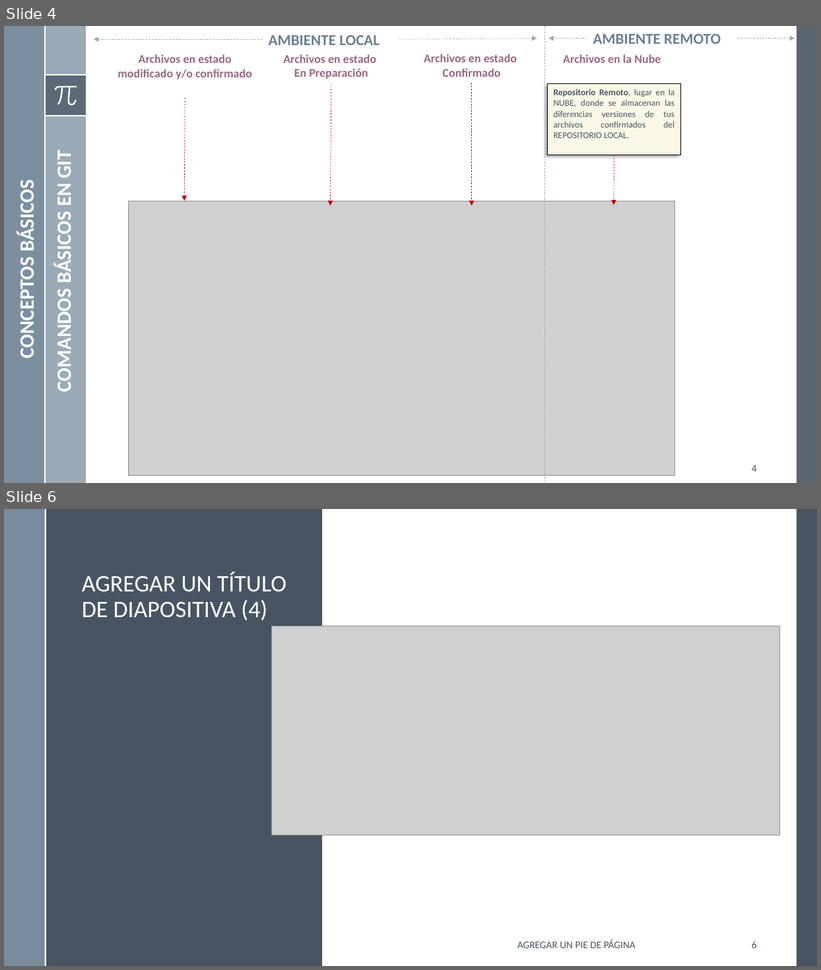
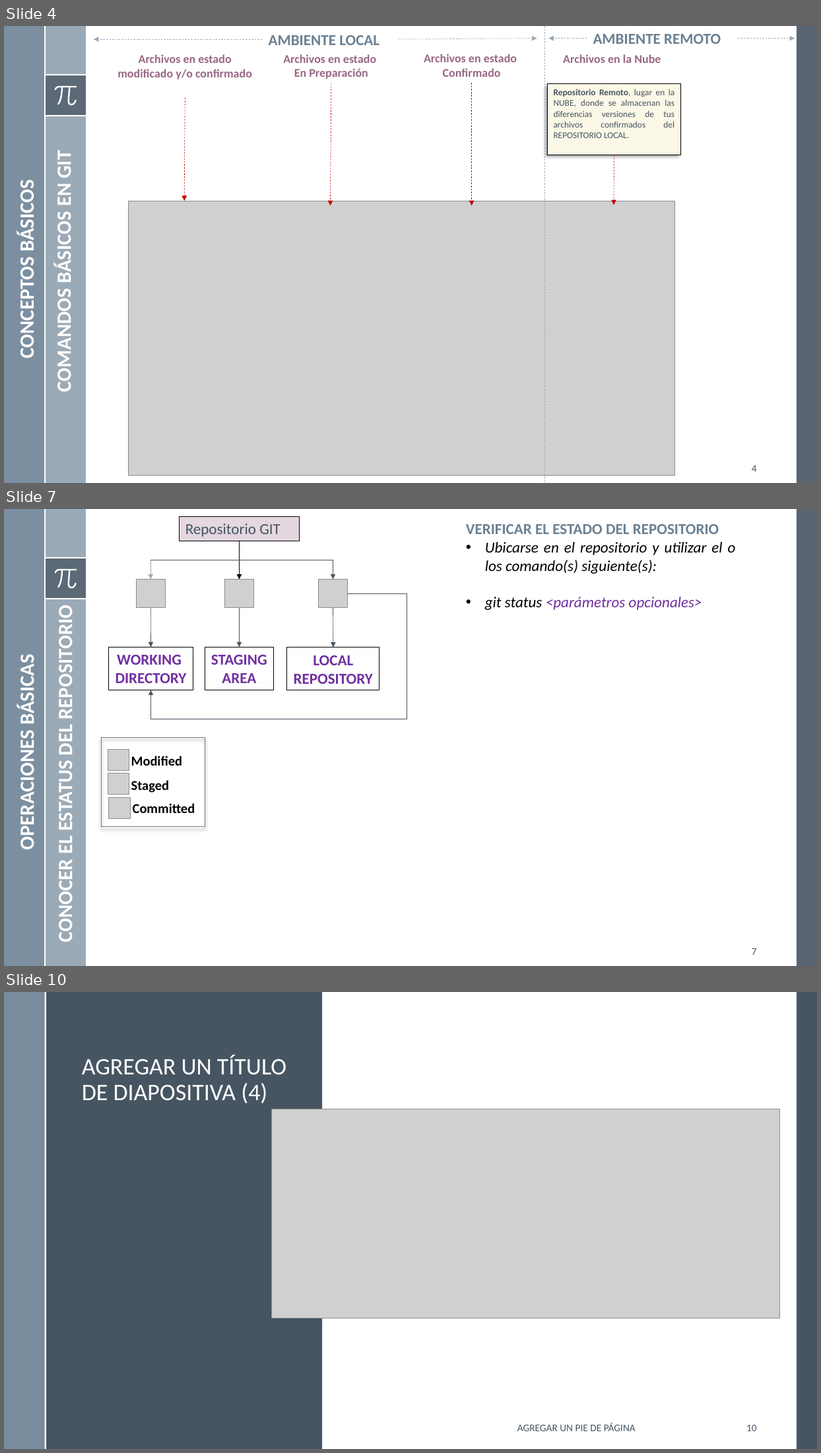
Before and after one commit to mgutierreza/Know, a slide deck: Programacion/GIT/GIT - Control Versiones.pptx. Shown one above the other, each under a label of ours: slides 4 and 6 before the commit, slides 4, 7 and 10 after it; the slides between them are not shown. The pictures are 821x970 and 821x1453 pixels, drawn with LibreOffice and Linux fonts; fonts in the diff are those of the drawing; grey boxes stand for pictures. Boxes give left, top, right and bottom in pixels: in the first picture for what was removed or moved away, otherwise in the second. Text is boxed around its words. In the diff, an @@ line names an element or a change of style, - is before the commit and + after.

```diff
--- a/Programacion/GIT/GIT - Control Versiones.pptx
+++ b/Programacion/GIT/GIT - Control Versiones.pptx
@@ slide 7 added at (4, 509, 817, 966), background #FFFFFF; not listed: 8 template elements that a slide beside it also shows @@
@@ rectangle added at (179, 516, 298, 541), fill #E4D7DF, outline #000000 0.75 pt, 18 pt, text #465562 @@
+Repositorio GIT
@@ text added at (466, 524, 736, 610), 18 pt, text #000000, italic @@
+VERIFICAR EL ESTADO DEL REPOSITORIO
+• Ubicarse en el repositorio y utilizar el o los comando(s) siguiente(s):
+• git status <parámetros opcionales>
@@ arrow added from (240, 541) to (240, 579), #000000 0.5 pt @@
@@ line added from (151, 560) to (333, 560), #465562 0.5 pt @@
@@ arrow added from (151, 560) to (151, 579), #9BAAB7 0.5 pt @@
@@ arrow added from (333, 560) to (333, 579), #465562 0.5 pt @@
@@ picture added at (137, 579, 165, 608) @@
@@ picture added at (225, 579, 253, 608) @@
@@ picture added at (319, 579, 347, 608) @@
@@ elbow arrow added from (347, 593) to (151, 690), #465562 0.5 pt @@
@@ text added at (53, 617, 78, 941), 24 pt, text #FFFFFF, bold @@
+CONOCER EL ESTATUS DEL REPOSITORIO
@@ arrow added from (151, 608) to (151, 648), #465562 0.5 pt @@
@@ arrow added from (240, 608) to (240, 648), #465562 0.5 pt @@
@@ arrow added from (333, 608) to (333, 648), #465562 0.5 pt @@
@@ text added at (15, 661, 40, 847), 24 pt, text #FFFFFF, bold @@
+OPERACIONES BÁSICAS
@@ rectangle added at (109, 648, 193, 691), outline #000000 0.75 pt, 18 pt, text #7030A0, bold @@
+WORKING
+DIRECTORY
@@ rectangle added at (205, 648, 274, 691), outline #000000 0.75 pt, 18 pt, text #7030A0, bold @@
+STAGING
+AREA
@@ rectangle added at (287, 648, 379, 691), outline #000000 0.75 pt, 18 pt, text #7030A0, bold @@
+LOCAL
+REPOSITORY
@@ group added at (101, 738, 205, 827): 3 pictures, 3 texts, 1 rectangle @@
+Modified
+Staged
+Committed
@@ page number added at (752, 949, 757, 955), 12 pt, text #465562 @@
+7
@@ what was slide 6 is now slide 10 @@
@@ page number at (746, 1425, 757, 1432): text changed @@
-6
+10
```
Also in this commit, not shown: 1 slide changed, 3 other slides added, 2 other files.
